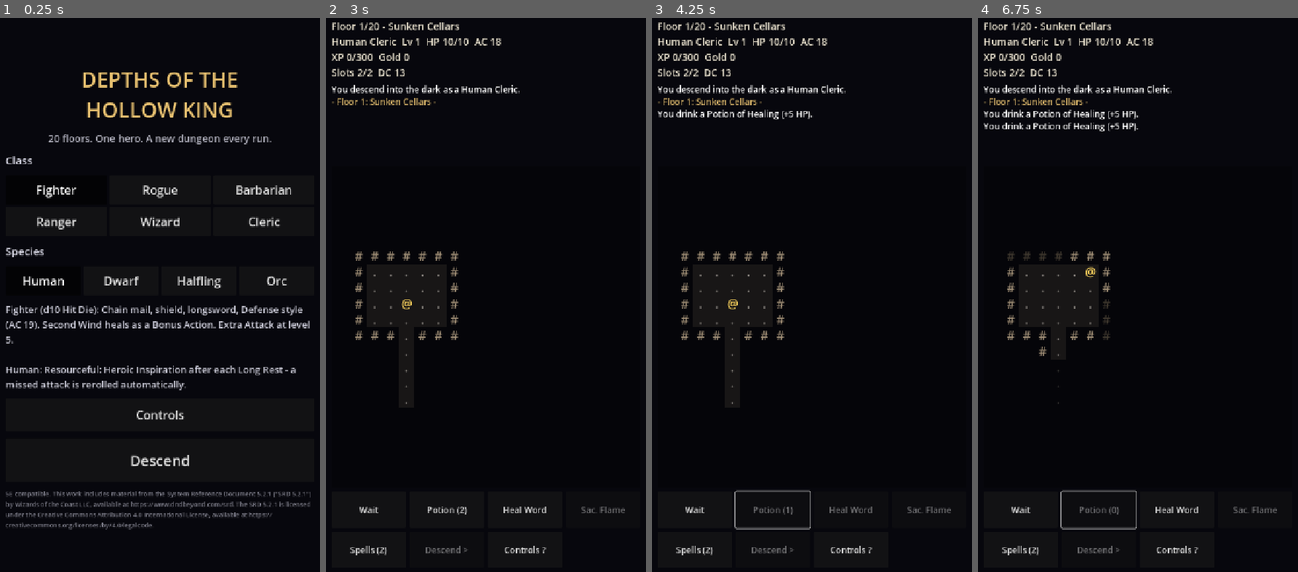
Above: before the commit, frames 1-4 (left to right).
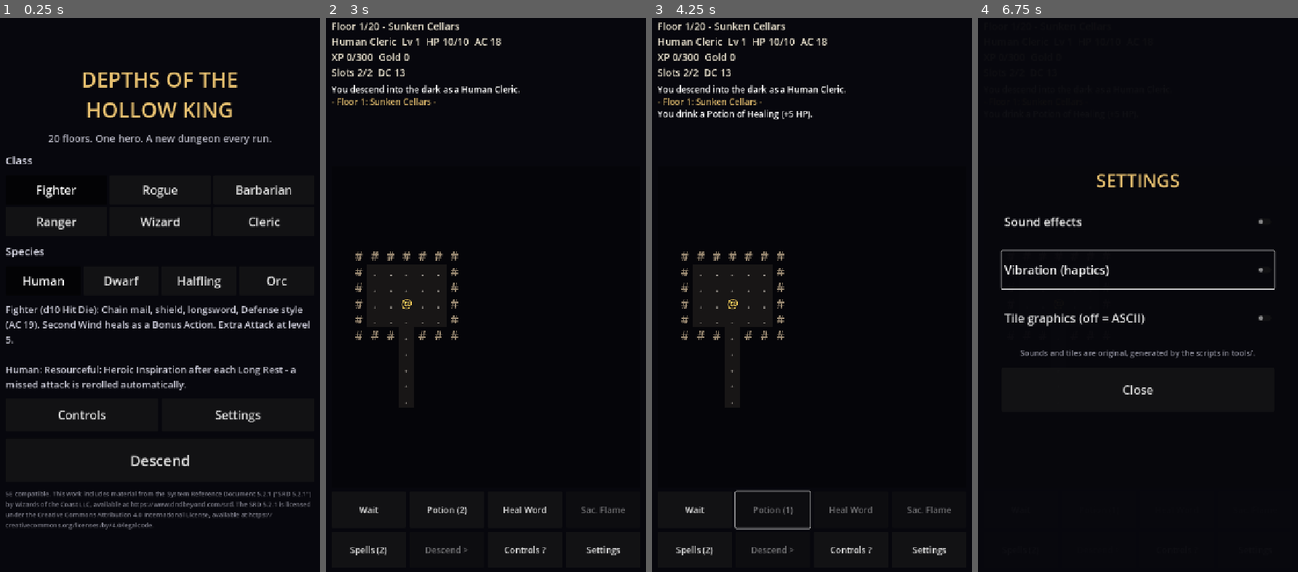
Above: after the commit, the same moments.

Repository: jlyle/hollow-king
Game: Godot game, scene res://scenes/main.tscn
The game is run twice, just before and just after one commit, with the same random seed, the same clock (stepped at 60 frames per second) and the same inputs.
Inputs (mouse positions are in pixels of both pictures, inside the frame that each line leads up to):
- Up to frame 1 (0.25 s): no input
- Up to frame 2 (3 s): click "Ranger" at 0.5 s; click "Wizard" at 1.25 s; click "Cleric" at 2 s; click "Descend" at 2.75 s
- Up to frame 3 (4.25 s): click "Potion (2)" at 3.5 s
- Up to frame 4 (6.75 s): click (1256, 549) at 4.25 s, where only the run after the commit has a clickable "Settings"; click (1138, 222) at 5 s, where only the run after the commit has a clickable "Sound effects"; click (1099, 511) at 5.75 s, where only the run before the commit has a clickable "Potion (1)"; click (1138, 267) at 6.5 s, where only the run after the commit has a clickable "Vibration (haptics)"

The runs differ from the first frame. In frame 1, 0.4% of the frame differs, in the area x 18-82%, y 70-73%; in frame 2, 0.4%; in frame 3, 0.4%; in frame 4, 6.3%, in the area x 1-94%, y 0-97%.

Commit message:
R-14 to R-17 (B-06, B-07): sound effects, haptics, optional tileset, Settings screen
- 15 original synthesized sounds (tools/make_sounds.py -> audio/*.wav)
- Haptics via Input.vibrate_handheld on hurt/crit/level-up/death (needs VIBRATE permission, C-09)
- Original 16x16 pixel tileset (tools/make_tiles.py -> art/tiles.png), terrain and
  monster bodies tinted per floor/monster, letter shown in corner
- Settings screen (title + in-game): sound, haptics, ASCII/Tiles; saved to user://settings.cfg
- Game emits fx() cues; UI plays at most 3 sounds per action
- D-09 (original generated assets), C-09 added to requirements

Co-Authored-By: Claude Opus 5.5 <noreply@anthropic.com>
Claude-Session: https://claude.ai/code/session_019fFyhXu1pJcYs3JJHabAbh

Diff:
--- a/scripts/game.gd
+++ b/scripts/game.gd
@@ -52,6 +52,7 @@
 var sneak_used := false
 var uncanny_used := false
 var death_cause := ""
+var events: Array = []           ## R-14/R-15: sound + haptic cues for the UI to play, drained each refresh
 var _spot_i := 0
 
 
@@ -322,6 +323,12 @@
 
 # --- Queries used by the UI --------------------------------------------------------
 
+## Queue a presentation cue (sound/haptic). The UI drains `events` after each action.
+func fx(name: String) -> void:
+	if not events.has(name):
+		events.append(name)
+
+
 func say(text: String) -> void:
 	log_lines.append(text)
 	while log_lines.size() > LOG_SIZE:
@@ -495,6 +502,7 @@
 		_hero_attack_action(m, false)
 	else:
 		hero["pos"] = t
+		fx("step")
 		_pickup()
 		if t == stairs:
 			if stairs_sealed():
@@ -552,6 +560,7 @@
 		heal = roll(2, 4) + 2
 		say("You drink a Potion of Healing (+%d HP)." % heal)
 	_heal(heal)
+	fx("heal")
 	bonus_used = true
 
 
@@ -610,6 +619,7 @@
 		say("[color=#ff6b6b]The stairs are sealed until the %s falls.[/color]" % _guardian_name())
 		return
 	var next := floor_num + 1
+	fx("descend")
 	if next in LONG_REST_FLOORS:
 		_long_rest()
 	else:
@@ -674,6 +684,7 @@
 	elif lvl == -1:
 		hero["channel"] -= 1
 	hero["hidden"] = false
+	fx("spell")
 	var is_bonus: bool = sp["cast"] == "bonus"
 	if is_bonus:
 		bonus_used = true
@@ -729,10 +740,12 @@
 		"healing_word":
 			var amt := roll(2 * (1 + up), 4) + _caster_mod()
 			_heal(amt)
+			fx("heal")
 			say("Healing Word: +%d HP." % amt)
 		"cure_wounds":
 			var amt := roll(2 * (1 + up), 8) + _caster_mod()
 			_heal(amt)
+			fx("heal")
 			say("Cure Wounds: +%d HP." % amt)
 		"turn_undead":
 			var turned := 0
@@ -789,8 +802,11 @@
 		hit = _is_hit(r, bonus, t["ac"])
 	if not hit:
 		say("Your %s misses the %s." % [sname, t["name"]])
+		fx("miss")
 		return false
 	var crit := r == 20
+	if crit:
+		fx("crit")
 	var dmg := roll(int(dice[0]) * (2 if crit else 1), dice[1])
 	say("%s %s the %s for %d %s." % [sname, "CRITS" if crit else "hits", t["name"], dmg, kind])
 	_damage_monster(t, dmg, crit, kind)
@@ -871,6 +887,7 @@
 	hero["second_wind"] -= 1
 	var amt := roll(1, 10) + int(hero["level"])
 	_heal(amt)
+	fx("heal")
 	bonus_used = true
 	say("Second Wind! You regain %d HP." % amt)
 
@@ -907,6 +924,7 @@
 		return
 	hero["rage_uses"] -= 1
 	hero["rage"] = 10
+	fx("crit")
 	bonus_used = true
 	say("[color=#ff6b4a]You RAGE! Half damage from weapons and claws, +%d melee damage.[/color]" % _rage_bonus())
 
@@ -1027,8 +1045,10 @@
 	var wname: String = "longbow" if ranged else String(c["weapon"]).to_lower()
 	if not hit:
 		say("Your %s misses the %s." % [wname, m["name"]])
+		fx("miss")
 		return
 	var crit := r == 20
+	fx("crit" if crit else "hit")
 	var dice: Array = [1, 8] if ranged else c["dice"]
 	var mult := 2 if crit else 1
 	var dmg: int = roll(int(dice[0]) * mult, dice[1]) + ab_mod + int(hero["weapon_bonus"])
@@ -1079,6 +1099,7 @@
 	hero["xp"] += gained
 	hero["kills"] += 1
 	say("The %s is destroyed! (+%d XP)" % [m["name"], gained])
+	fx("kill")
 	if is_same(m, target):
 		target = null
 	if m.get("restrained", false) and hero["conc"] == "ensnaring_strike":
@@ -1089,6 +1110,7 @@
 	if m.get("boss", false):
 		won = true
 		over = true
+		fx("victory")
 		say("[color=#e8c170]The Hollow King crumbles to dust. The dungeon falls silent.[/color]")
 	_check_level_up()
 
@@ -1117,6 +1139,7 @@
 		for k in after:
 			hero[k] = int(hero[k]) + int(after[k]) - int(before[k])
 		say("[color=#ffe066]Level up! You are now level %d (+%d HP).[/color]" % [lvl, gain])
+		fx("levelup")
 		var feat := _new_feature(String(hero["cls"]), lvl)
 		if feat != "":
 			say("New: %s" % feat)
@@ -1142,6 +1165,7 @@
 func _hurt_hero(dmg: int, source: String) -> void:
 	hero["hp"] -= dmg
 	travel.clear()
+	fx("hurt")
 	if hero["hp"] <= 0:
 		if hero["relentless"]:
 			hero["relentless"] = false
@@ -1151,6 +1175,7 @@
 			hero["hp"] = 0
 			over = true
 			death_cause = source
+			fx("death")
 			say("[color=#ff5555]You were slain by %s on floor %d.[/color]" % [source, floor_num])
 			return
 	# Concentration check: CON save, DC 10 or half the damage.
@@ -1309,6 +1334,7 @@
 				raised += 1
 		if raised > 0:
 			say("[color=#c58bff]The %s %s[/color]" % [m["name"], sm["msg"]])
+			fx("summon")
 			return true
 	elif m.has("summon") and not cds.has("summon"):
 		cds["summon"] = 2  # first summon a couple of turns after waking
@@ -1334,11 +1360,13 @@
 			"attack":
 				if dist >= 2 and dist <= int(sp["range"]):
 					cds[sname] = sp["cd"]
+					fx("enemy_spell")
 					_monster_attack_rolls(m, 1, int(sp["atk"]), sp["dmg"], String(sp["dtype"]), "casts " + sname + " at")
 					return true
 			"save":
 				if dist <= int(sp["range"]):
 					cds[sname] = sp["cd"]
+					fx("enemy_spell")
 					_monster_save_spell(m, sp)
 					return true
 	if m.has("ranged") and dist >= 2:
@@ -1663,6 +1691,7 @@
 		return
 	var kind: String = items[p]
 	items.erase(p)
+	fx("pickup")
 	match kind:
 		"potion":
 			hero["potions"] += 1
--- a/scripts/main.gd
+++ b/scripts/main.gd
@@ -25,6 +25,7 @@
 	["E", "Ranged attack: Fire Bolt / Sacred Flame / Longbow"],
 	["R", "Spells menu (casters) / Reckless toggle (Barbarian)"],
 	["?  or  F1", "Open / close this screen"],
+	["Settings button", "Sound, haptics, ASCII or Tiles display"],
 	["Esc", "Close this screen"],
 	["MAP SYMBOLS", ""],
 	["@", "You (faded = hidden)"],
@@ -77,6 +78,18 @@
 var btn_help: Button
 var controls_panel: Control
 var travel_timer: Timer
+var btn_settings: Button
+var settings_panel: Control
+
+# --- Settings, sound and haptics (R-14 .. R-17) ---
+const SETTINGS_PATH := "user://settings.cfg"
+const SOUNDS := ["step", "hit", "crit", "miss", "hurt", "kill", "spell", "heal", "pickup",
+	"levelup", "descend", "death", "victory", "enemy_spell", "summon"]
+const HAPTICS := {"hurt": 40, "crit": 30, "levelup": 80, "death": 400}   ## milliseconds
+var settings := {"sound": true, "haptics": true, "tiles": false}
+var sounds := {}
+var sfx: Array = []
+var sfx_i := 0
 var btn_start: Button
 var btn_continue: Button
 
@@ -92,8 +105,12 @@
 	_build_title()
 	_build_game()
 	_build_overlay()
+	_load_settings()
+	_build_audio()
 	_build_spells()
 	_build_controls()
+	_build_settings()
+	map_view.use_tiles = settings["tiles"]
 	# Let the Android back button close the Controls screen instead of quitting.
 	get_tree().quit_on_go_back = false
 	travel_timer = Timer.new()
@@ -191,7 +208,17 @@
 	ctl.text = "Controls"
 	ctl.custom_minimum_size = Vector2(0, 72)
 	ctl.pressed.connect(_show_controls)
-	v.add_child(ctl)
+	ctl.size_flags_horizontal = Control.SIZE_EXPAND_FILL
+	var title_btns := HBoxContainer.new()
+	title_btns.add_theme_constant_override("separation", 8)
+	v.add_child(title_btns)
+	title_btns.add_child(ctl)
+	var st := Button.new()
+	st.text = "Settings"
+	st.custom_minimum_size = Vector2(0, 72)
+	st.size_flags_horizontal = Control.SIZE_EXPAND_FILL
+	st.pressed.connect(_show_settings)
+	title_btns.add_child(st)
 
 	btn_continue = Button.new()
 	btn_continue.custom_minimum_size = Vector2(0, 96)
@@ -243,6 +270,7 @@
 	btn_spells = _action_button(grid, "Spells", _on_spells)
 	btn_descend = _action_button(grid, "Descend >", _on_descend)
 	btn_help = _action_button(grid, "Controls ?", _show_controls)
+	btn_settings = _action_button(grid, "Settings", _show_settings)
 
 
 func _build_overlay() -> void:
@@ -351,6 +379,8 @@
 			_hide_controls()
 		elif spells_panel and spells_panel.visible:
 			_hide_spells()
+		elif settings_panel and settings_panel.visible:
+			settings_panel.hide()
 		elif game_screen and game_screen.visible and not (game and game.over):
 			_show_controls()  # back button = pause screen, not an accidental quit
 		else:
@@ -420,6 +450,7 @@
 	if game == null:
 		return
 	game.save_run()  # R-09: autosave after every action (deletes the save once the run is over)
+	_play_events()
 	var hd: Dictionary = game.hero
 	var nxt := game.xp_next()
 	status_label.text = "Floor %d/%d - %s\n%s %s  Lv %d  HP %d/%d  AC %d\nXP %d/%s  Gold %d\n%s" % [
@@ -545,6 +576,11 @@
 			_hide_controls()
 		get_viewport().set_input_as_handled()
 		return
+	if settings_panel.visible:
+		if key.keycode == KEY_ESCAPE:
+			settings_panel.hide()
+		get_viewport().set_input_as_handled()
+		return
 	if spells_panel.visible:
 		if key.keycode in [KEY_ESCAPE, KEY_R]:
 			_hide_spells()
@@ -707,3 +743,127 @@
 	_stop_travel()
 	game.player_descend()
 	_refresh()
+
+
+# --- Settings, sound and haptics (R-14 .. R-17) ---------------------------------------
+
+func _load_settings() -> void:
+	var cf := ConfigFile.new()
+	if cf.load(SETTINGS_PATH) == OK:
+		for k in settings.keys():
+			settings[k] = cf.get_value("options", k, settings[k])
+
+
+func _save_settings() -> void:
+	var cf := ConfigFile.new()
+	for k in settings.keys():
+		cf.set_value("options", k, settings[k])
+	cf.save(SETTINGS_PATH)
+
+
+func _build_audio() -> void:
+	for sname in SOUNDS:
+		var path := "res://audio/%s.wav" % sname
+		if ResourceLoader.exists(path):
+			sounds[sname] = load(path)
+	for _i in 6:
+		var pl := AudioStreamPlayer.new()
+		add_child(pl)
+		sfx.append(pl)
+
+
+func _play(sname: String) -> void:
+	if not settings["sound"] or not sounds.has(sname):
+		return
+	var pl: AudioStreamPlayer = sfx[sfx_i]
+	sfx_i = (sfx_i + 1) % sfx.size()
+	pl.stream = sounds[sname]
+	pl.volume_db = -8.0 if sname == "step" else 0.0
+	pl.play()
+
+
+func _buzz(sname: String) -> void:
+	if not settings["haptics"] or not HAPTICS.has(sname) or not OS.has_feature("mobile"):
+		return
+	Input.vibrate_handheld(HAPTICS[sname])
+
+
+## Plays the sounds/haptics the last action produced (at most 3 sounds at once).
+func _play_events() -> void:
+	if game == null:
+		return
+	var ev: Array = game.events.duplicate()
+	game.events.clear()
+	if ev.has("death"):
+		ev.erase("hurt")
+	if ev.has("victory"):
+		ev.erase("kill")
+	if ev.size() > 1:
+		ev.erase("step")
+	var played := 0
+	for e in ev:
+		if played < 3:
+			_play(e)
+			played += 1
+		_buzz(e)
+
+
+func _build_settings() -> void:
+	var panel := ColorRect.new()
+	panel.color = Color(0.03, 0.03, 0.05, 0.97)
+	panel.set_anchors_and_offsets_preset(Control.PRESET_FULL_RECT)
+	panel.mouse_filter = Control.MOUSE_FILTER_STOP
+	add_child(panel)
+	settings_panel = panel
+	var cc := CenterContainer.new()
+	cc.set_anchors_and_offsets_preset(Control.PRESET_FULL_RECT)
+	panel.add_child(cc)
+	var v := VBoxContainer.new()
+	v.add_theme_constant_override("separation", 22)
+	v.custom_minimum_size = Vector2(600, 0)
+	cc.add_child(v)
+	var title := _label("SETTINGS", 40, Color("e8c170"))
+	title.horizontal_alignment = HORIZONTAL_ALIGNMENT_CENTER
+	v.add_child(title)
+	var rows := [
+		["sound", "Sound effects"],
+		["haptics", "Vibration (haptics)"],
+		["tiles", "Tile graphics (off = ASCII)"],
+	]
+	for row in rows:
+		var cb := CheckButton.new()
+		cb.text = row[1]
+		cb.button_pressed = settings[row[0]]
+		cb.custom_minimum_size = Vector2(0, 84)
+		cb.add_theme_font_size_override("font_size", 26)
+		cb.toggled.connect(_on_setting.bind(String(row[0])))
+		v.add_child(cb)
+	var note := _label("Sounds and tiles are original, generated by the scripts in tools/.", 17, Color(0.55, 0.55, 0.6))
+	note.horizontal_alignment = HORIZONTAL_ALIGNMENT_CENTER
+	v.add_child(note)
+	var close := Button.new()
+	close.text = "Close"
+	close.custom_minimum_size = Vector2(0, 96)
+	close.pressed.connect(settings_panel.hide)
+	v.add_child(close)
+	panel.hide()
+
+
+func _show_settings() -> void:
+	_stop_travel()
+	settings_panel.show()
+
+
+func _on_setting(pressed: bool, key: String) -> void:
+	settings[key] = pressed
+	_save_settings()
+	match key:
+		"tiles":
+			map_view.use_tiles = pressed
+			map_view.queue_redraw()
+		"sound":
+			if pressed:
+				_play("pickup")
+		"haptics":
+			if pressed:
+				_buzz("crit")
--- a/scripts/map_view.gd
+++ b/scripts/map_view.gd
@@ -1,5 +1,5 @@
 extends Control
-## Draws the dungeon as ASCII glyphs centred on the hero and turns taps into grid cells.
+## Draws the dungeon centred on the hero, as ASCII glyphs or as tiles (R-16), and turns taps into grid cells.
 
 signal cell_tapped(cell: Vector2i)
 
@@ -13,18 +13,47 @@
 	"armor": ["[", "7fe0ff"],
 }
 
+## Atlas indexes in art/tiles.png (8 columns of 16x16). Keep in sync with tools/make_tiles.py.
+const TILE_SIZE := 16
+const ATLAS_COLS := 8
+const TILE := {
+	"floor": 0, "wall": 1, "water": 2, "lava": 3, "stairs": 4, "sealed": 5, "hero": 6, "potion": 7,
+	"greater": 8, "gold": 9, "weapon": 10, "armor": 11,
+	"beast": 12, "humanoid": 13, "undead": 14, "large": 15, "caster": 16, "boss": 17,
+}
+## Monster key -> body sprite. Anything not listed uses "humanoid".
+const BODY := {
+	"rat": "beast", "wolf": "beast", "spider": "beast",
+	"skeleton": "undead", "zombie": "undead", "ghoul": "undead", "wight": "undead", "wraith": "undead",
+	"skeleton_archer": "undead", "bone_warden": "undead",
+	"ogre": "large", "minotaur": "large", "troll": "large", "giant": "large", "bugbear": "large",
+	"kobold_shaman": "caster", "cult_acolyte": "caster", "dark_adept": "caster", "necromancer": "caster", "oracle": "caster",
+	"hollow_king": "boss",
+}
+
 var game: Game
+var use_tiles := false   ## Set from Settings (R-17)
 var cell := 32.0
 var origin := Vector2i.ZERO
 var offset := Vector2.ZERO
 var font: Font
+var atlas: Texture2D
 
 
 func _ready() -> void:
 	font = ThemeDB.fallback_font
 	mouse_filter = Control.MOUSE_FILTER_STOP
 	clip_contents = true
+	texture_filter = CanvasItem.TEXTURE_FILTER_NEAREST  # crisp pixels
+	if ResourceLoader.exists("res://art/tiles.png"):
+		atlas = load("res://art/tiles.png")
 	resized.connect(queue_redraw)
+
+
+func _tile(name: String, pos: Vector2, mod: Color) -> void:
+	var idx: int = TILE[name]
+	var src := Rect2((idx % ATLAS_COLS) * TILE_SIZE, (idx / ATLAS_COLS) * TILE_SIZE, TILE_SIZE, TILE_SIZE)
+	draw_texture_rect_region(atlas, Rect2(pos, Vector2(cell, cell)), src, mod)
 
 
 func _draw() -> void:
@@ -34,6 +63,7 @@
 	cell = floorf(size.x / COLS)
 	if cell < 4.0:
 		return
+	var tiles_mode := use_tiles and atlas != null
 	var rows := int(size.y / cell)
 	offset = Vector2((size.x - COLS * cell) / 2.0, (size.y - rows * cell) / 2.0)
 	var hp: Vector2i = game.hero["pos"]
@@ -45,8 +75,10 @@
 	var asc := font.get_ascent(fs)
 	var desc := font.get_descent(fs)
 	var baseline := (cell - (asc + desc)) / 2.0 + asc
+	var small_fs := maxi(8, int(cell * 0.34))
 	var wall_col := Color(str(game.floor_theme["wall"]))
 	var floor_col := Color(str(game.floor_theme["floor"]))
+	var sealed := game.stairs_sealed()
 
 	var mons := {}
 	for m in game.monsters:
@@ -63,59 +95,99 @@
 			if not lit and game.explored[i] == 0:
 				continue
 			var cell_pos := offset + Vector2(vx * cell, vy * cell)
-			var ch := "."
-			var col := floor_col.lightened(0.35)
-			match game.tiles[i]:
-				DungeonGen.WALL:
-					ch = "#"
-					col = wall_col
-				DungeonGen.WATER:
-					ch = "~"
-					col = Color("3f8fe0")
-				DungeonGen.LAVA:
-					ch = "~"
-					col = Color("ff5a1f")
-			if lit and game.tiles[i] != DungeonGen.WALL:
-				draw_rect(Rect2(cell_pos, Vector2(cell, cell)), Color(floor_col, 0.22))
-			if p == game.stairs:
-				ch = ">"
-				col = Color("ff5a5a") if game.stairs_sealed() else Color("ffffff")  # R-13: red = sealed
-			if game.items.has(p):
-				var g: Array = ITEM_GLYPHS[game.items[p]]
-				ch = g[0]
-				col = Color(str(g[1]))
-			if lit and mons.has(p):
-				var m: Dictionary = mons[p]
-				ch = m["ch"]
-				col = Color(str(m["color"]))
-			if p == hp:
-				ch = "@"
-				col = Color("ffd75e")
-				if game.hero["hidden"]:
-					col.a = 0.45
-			if lit and mons.has(p):
-				var mt: Dictionary = mons[p]
-				if mt.get("restrained", false):
-					col = col.lerp(Color("7fc24f"), 0.5)  # vines
-				if int(mt.get("turned", 0)) > 0:
-					col = col.darkened(0.45)  # fleeing
-			if not lit:
-				col = col.darkened(0.6)
-			draw_string(font, cell_pos + Vector2(0, baseline), ch, HORIZONTAL_ALIGNMENT_CENTER, cell, fs, col)
-
-			# Yellow frame around the selected target.
-			if lit and mons.has(p) and game.target != null and is_same(mons[p], game.target):
-				draw_rect(Rect2(cell_pos + Vector2(1, 1), Vector2(cell - 2, cell - 2)), Color("ffd75e"), false, 2.0)
-
-			# Small health bar under wounded, visible monsters.
-			if lit and mons.has(p) and p != hp:
-				var mm: Dictionary = mons[p]
-				var frac: float = float(mm["hp"]) / float(mm["hp_max"])
+			var dim := 1.0 if lit else 0.4
+			var terrain: int = game.tiles[i]
+			var mon: Dictionary = mons[p] if lit and mons.has(p) else {}
+
+			if tiles_mode:
+				_draw_tile_cell(p, cell_pos, terrain, mon, lit, dim, wall_col, floor_col, sealed, small_fs)
+			else:
+				_draw_ascii_cell(p, cell_pos, terrain, mon, lit, wall_col, floor_col, sealed, fs, baseline)
+
+			if not mon.is_empty():
+				# Yellow frame around the selected target.
+				if game.target != null and is_same(mon, game.target):
+					draw_rect(Rect2(cell_pos + Vector2(1, 1), Vector2(cell - 2, cell - 2)), Color("ffd75e"), false, 2.0)
+				# Small health bar under wounded monsters.
+				var frac: float = float(mon["hp"]) / float(mon["hp_max"])
 				if frac < 1.0:
 					var bar := Rect2(cell_pos + Vector2(cell * 0.1, cell * 0.9), Vector2(cell * 0.8, maxf(2.0, cell * 0.07)))
 					draw_rect(bar, Color(0.3, 0.05, 0.05))
 					bar.size.x *= clampf(frac, 0.0, 1.0)
 					draw_rect(bar, Color(0.9, 0.2, 0.2))
+
+
+func _monster_color(mon: Dictionary) -> Color:
+	var col := Color(str(mon["color"]))
+	if mon.get("restrained", false):
+		col = col.lerp(Color("7fc24f"), 0.5)  # vines
+	if int(mon.get("turned", 0)) > 0:
+		col = col.darkened(0.45)  # fleeing
+	return col
+
+
+func _draw_ascii_cell(p: Vector2i, cell_pos: Vector2, terrain: int, mon: Dictionary, lit: bool,
+		wall_col: Color, floor_col: Color, sealed: bool, fs: int, baseline: float) -> void:
+	var ch := "."
+	var col := floor_col.lightened(0.35)
+	match terrain:
+		DungeonGen.WALL:
+			ch = "#"
+			col = wall_col
+		DungeonGen.WATER:
+			ch = "~"
+			col = Color("3f8fe0")
+		DungeonGen.LAVA:
+			ch = "~"
+			col = Color("ff5a1f")
+	if lit and terrain != DungeonGen.WALL:
+		draw_rect(Rect2(cell_pos, Vector2(cell, cell)), Color(floor_col, 0.22))
+	if p == game.stairs:
+		ch = ">"
+		col = Color("ff5a5a") if sealed else Color("ffffff")  # R-13: red = sealed
+	if game.items.has(p):
+		var g: Array = ITEM_GLYPHS[game.items[p]]
+		ch = g[0]
+		col = Color(str(g[1]))
+	if not mon.is_empty():
+		ch = mon["ch"]
+		col = _monster_color(mon)
+	if p == game.hero["pos"]:
+		ch = "@"
+		col = Color("ffd75e")
+		if game.hero["hidden"]:
+			col.a = 0.45
+	if not lit:
+		col = col.darkened(0.6)
+	draw_string(font, cell_pos + Vector2(0, baseline), ch, HORIZONTAL_ALIGNMENT_CENTER, cell, fs, col)
+
+
+func _draw_tile_cell(p: Vector2i, cell_pos: Vector2, terrain: int, mon: Dictionary, lit: bool, dim: float,
+		wall_col: Color, floor_col: Color, sealed: bool, small_fs: int) -> void:
+	var shade := Color(dim, dim, dim)
+	# Terrain, tinted with the floor theme.
+	match terrain:
+		DungeonGen.WALL:
+			_tile("wall", cell_pos, wall_col * shade)
+		DungeonGen.WATER:
+			_tile("water", cell_pos, shade)
+		DungeonGen.LAVA:
+			_tile("lava", cell_pos, shade)
+		_:
+			_tile("floor", cell_pos, floor_col.lightened(0.25) * shade)
+	if p == game.stairs:
+		_tile("sealed" if sealed else "stairs", cell_pos, shade)
+	if game.items.has(p):
+		_tile(String(game.items[p]), cell_pos, shade)
+	if not mon.is_empty():
+		var body: String = BODY.get(String(mon["key"]), "humanoid")
+		_tile(body, cell_pos, _monster_color(mon))
+		# Letter in the corner so different monsters with the same body stay identifiable.
+		var letter: String = mon["ch"]
+		draw_string(font, cell_pos + Vector2(1, small_fs), letter, HORIZONTAL_ALIGNMENT_LEFT, -1, small_fs, Color(0, 0, 0, 0.8))
+		draw_string(font, cell_pos + Vector2(0, small_fs - 1), letter, HORIZONTAL_ALIGNMENT_LEFT, -1, small_fs, Color.WHITE)
+	if p == game.hero["pos"]:
+		_tile("hero", cell_pos, Color(1, 1, 1, 0.45 if game.hero["hidden"] else 1.0))
 
 
 func _gui_input(event: InputEvent) -> void:
Binary file added: art/tiles.png
Binary file added: art/tiles_preview.png
Not shown, added: audio/crit.wav
Not shown, added: audio/death.wav
Not shown, added: audio/descend.wav
Not shown, added: audio/enemy_spell.wav
Not shown, added: audio/heal.wav
Not shown, added: audio/hit.wav
Not shown, added: audio/hurt.wav
Not shown, added: audio/kill.wav
Not shown, added: audio/levelup.wav
Not shown, added: audio/miss.wav
(and 6 more such lines)
